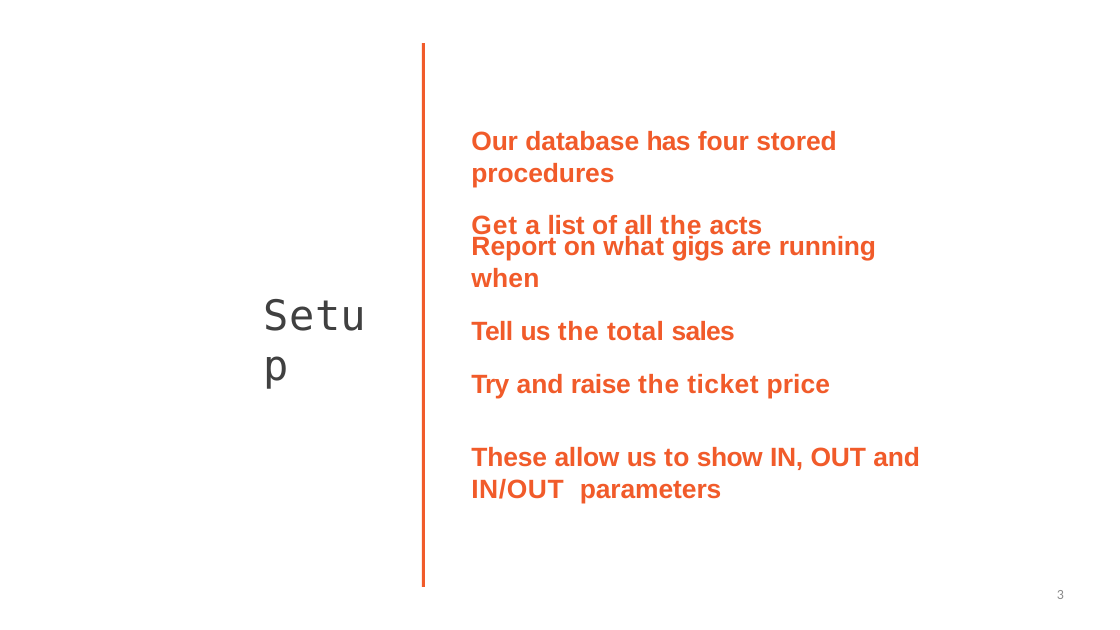
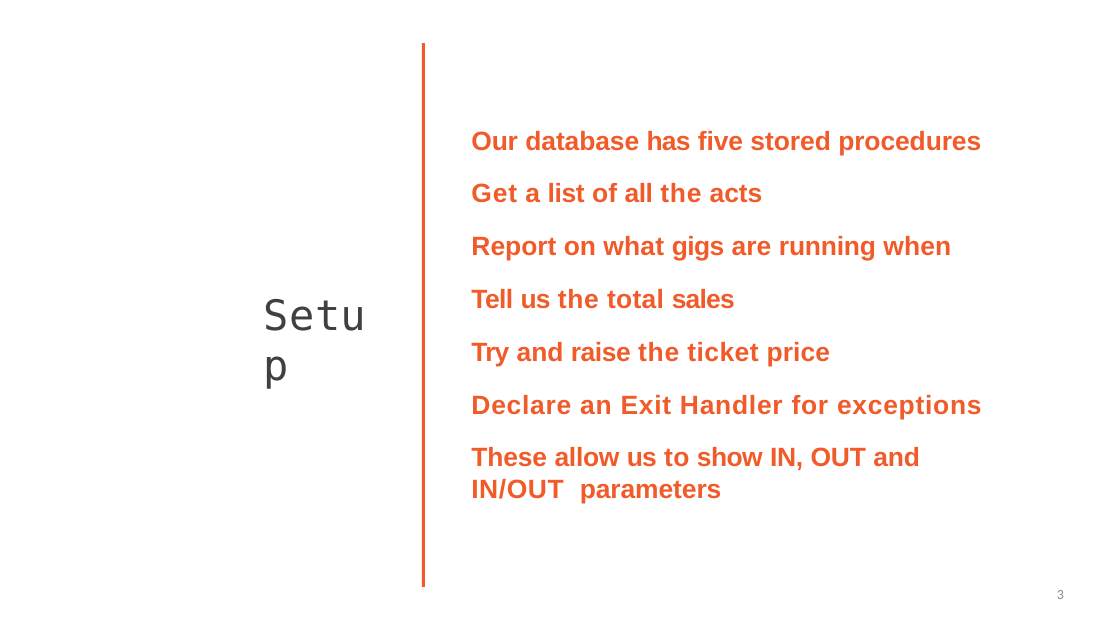
Before and after one commit to StevenJoseph19/DXC-FSD, a slide deck: slide 3 of 2. Web Development and Database/Day 12/Slides/7. Working with a CallableStatement/working-with-a-callable-statement-slides.pptx. Drawn at 1120x630 pixels with LibreOffice and Linux fonts; fonts in the diff are those of the drawing. Boxes give left, top, right and bottom in pixels: in the first picture for what was removed or moved away, otherwise in the second. Text is boxed around its words. In the diff, an @@ line names an element or a change of style, - is before the commit and + after.

```diff
--- a/2. Web Development and Database/Day 12/Slides/7. Working with a CallableStatement/working-with-a-callable-statement-slides.pptx
+++ b/2. Web Development and Database/Day 12/Slides/7. Working with a CallableStatement/working-with-a-callable-statement-slides.pptx
@@ title at box(471, 131, 981, 156): text changed @@
-Our database has four stored procedures
+Our database has five stored procedures
@@ text at box(471, 395, 982, 420): paragraph added @@
+Declare an Exit Handler for exceptions
```
Also in this commit, not shown: 26 other files.
